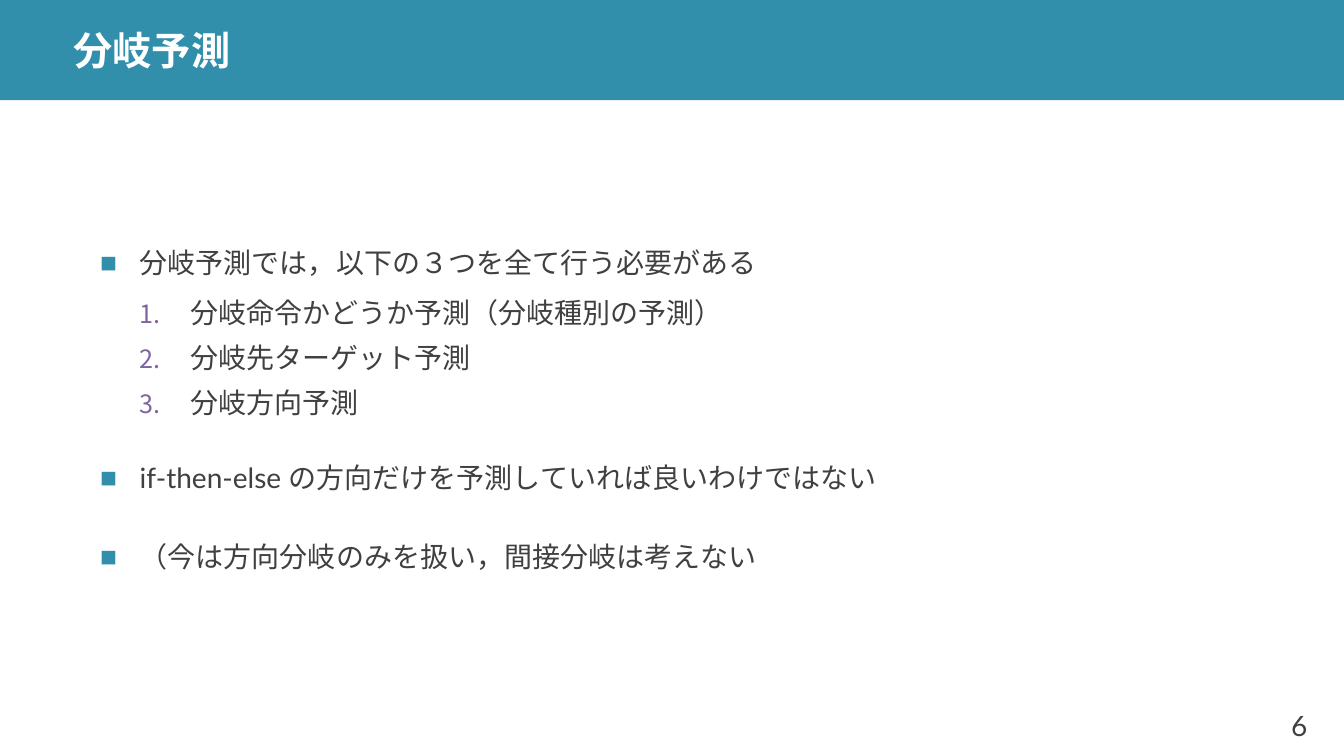
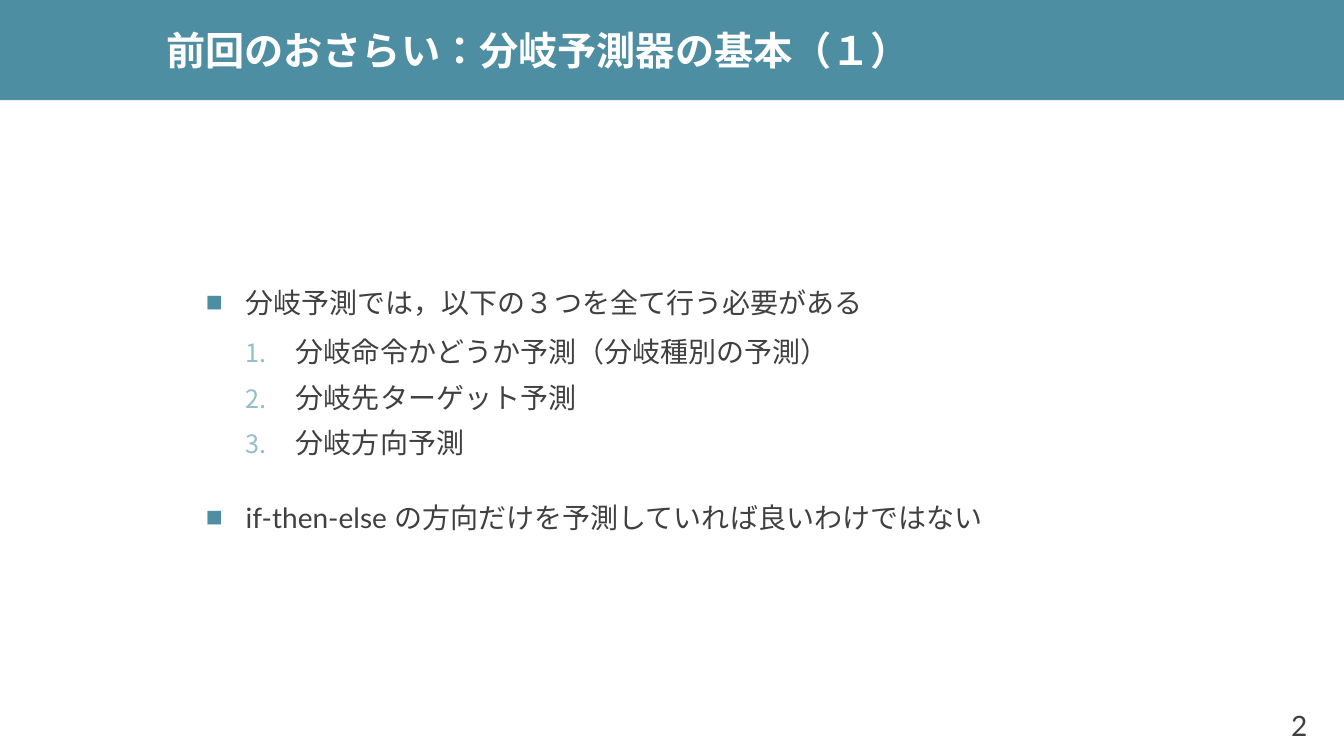
Before and after one commit to shioyadan/advanced-computer-organization, a slide deck: slide 2 of aco-shioya-06.pptx (slide 6 before the commit). Drawn at 1344x756 pixels with LibreOffice and Linux fonts; fonts in the diff are those of the drawing. Boxes give left, top, right and bottom in pixels: in the first picture for what was removed or moved away, otherwise in the second. Text is boxed around its words. In the diff, an @@ line names an element or a change of style, - is before the commit and + after.

```diff
--- a/aco-shioya-06.pptx
+++ b/aco-shioya-06.pptx
@@ rectangle at (x1=0, y1=0, x2=1344, y2=100): fill #328FAC to #4E8EA2 @@
@@ title at (x1=166, y1=31, x2=910, y2=69): text changed @@
-分岐予測
+前回のおさらい：分岐予測器の基本（１）
@@ text "分岐予測では，以下の３つを全て行う必要がある" moved from (x1=140, y1=249, x2=877, y2=570) to (x1=246, y1=289, x2=982, y2=531) @@
@@ text "分岐予測では，以下の３つを全て行う必要がある" at (x1=246, y1=289, x2=982, y2=531): bullet colour #328FAC to #4E8EA2; bullet colour #8064A2 to #92BDCA @@
@@ text at (x1=140, y1=543, x2=757, y2=570): paragraph removed @@
-■ （今は方向分岐のみを扱い，間接分岐は考えない
@@ page number at (x1=1291, y1=715, x2=1307, y2=736): text changed @@
-6
+2
```
Also in this commit, not shown: 41 other slides changed, 84 slides added, 51 slides removed, 3 other files.
